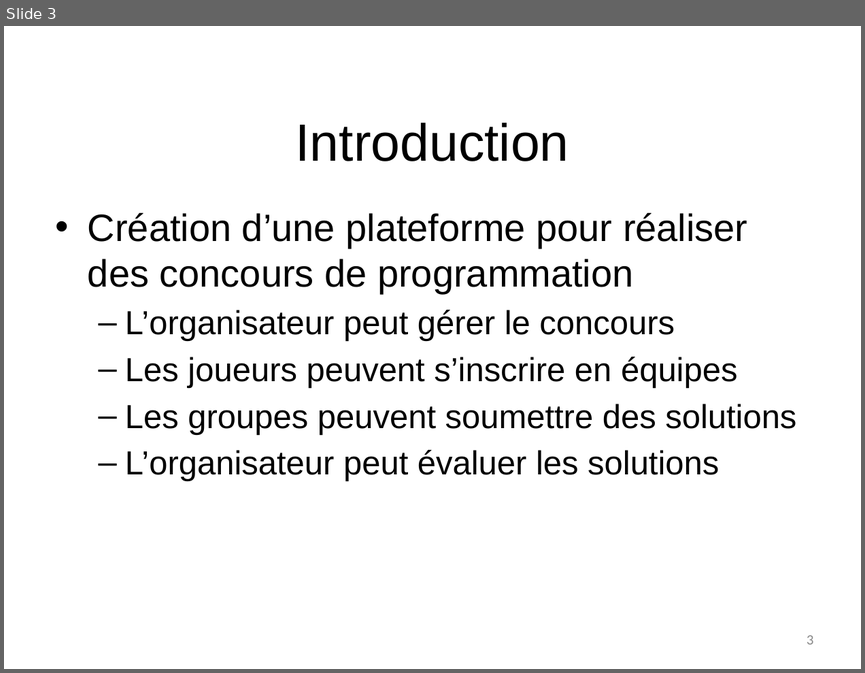
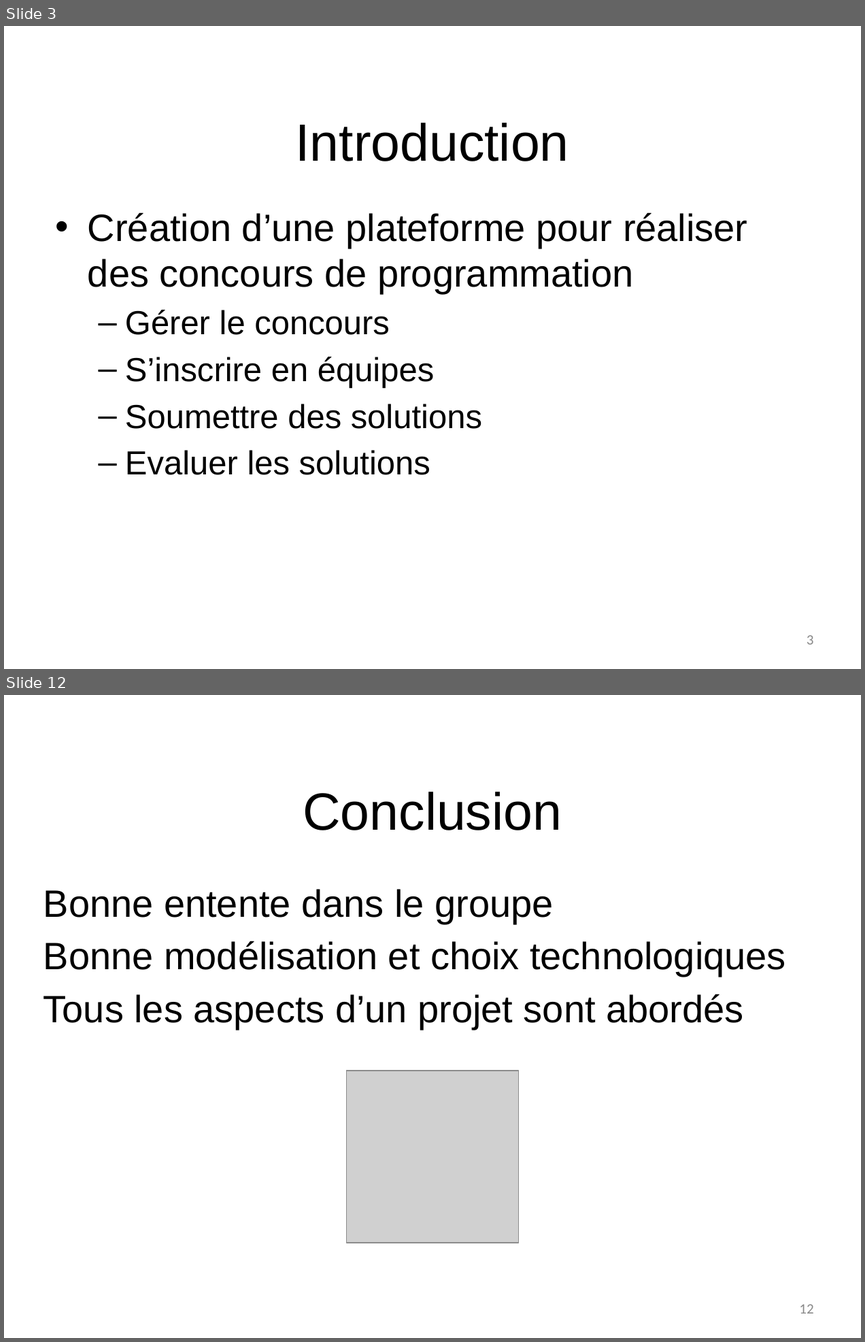
Before and after one commit to NicolasFuchs/Hashcode, a slide deck: Presentation/G6_presentation_intermediaire_fuchs_butty_rial.pptx. Shown one above the other, each under a label of ours: slide 3 before the commit, slides 3 and 12 after it; the slides between them are not shown. The pictures are 865x673 and 865x1342 pixels, drawn with LibreOffice and Linux fonts; fonts in the diff are those of the drawing; grey boxes stand for pictures; background and template pictures are left out. Boxes give left, top, right and bottom in pixels: in the first picture for what was removed or moved away, otherwise in the second. Text is boxed around its words. In the diff, an @@ line names an element or a change of style, - is before the commit and + after.

```diff
--- a/Presentation/G6_presentation_intermediaire_fuchs_butty_rial.pptx
+++ b/Presentation/G6_presentation_intermediaire_fuchs_butty_rial.pptx
@@ slide 12 added at [4, 695, 861, 1338], background #FFFFFF @@
@@ title added at [303, 792, 562, 830], 44 pt, text #000000 @@
+Conclusion
@@ text added at [43, 889, 786, 1029], 32 pt, text #000000 @@
+Bonne entente dans le groupe
+Bonne modélisation et choix technologiques
+Tous les aspects d’un projet sont abordés
@@ picture added at [347, 1070, 519, 1242] @@
@@ page number added at [799, 1304, 813, 1313], 12 pt, text #888888 @@
+12
@@ slide 3 changed as well @@
@@ text at [125, 310, 482, 475]: text changed @@
-  – L’organisateur peut gérer le concours
-  – Les joueurs peuvent s’inscrire en équipes
-  – Les groupes peuvent soumettre des solutions
-  – L’organisateur peut évaluer les solutions
+  – Gérer le concours
+  – S’inscrire en équipes
+  – Soumettre des solutions
+  – Evaluer les solutions
```
Also in this commit, not shown: 2 other slides changed, 8 other slides added, 7 slides removed, 9 other files.
